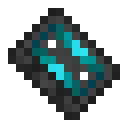
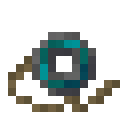
Comparing the layer stacks of the two 128 x 128 images. Changes:
added layer "disc_fragment_5.png copy" in group "HSV Noise applied" over [left=8, top=32, right=120, bottom=112]
hid "music_disc_5.png #1" over [left=8, top=8, right=120, bottom=120]
